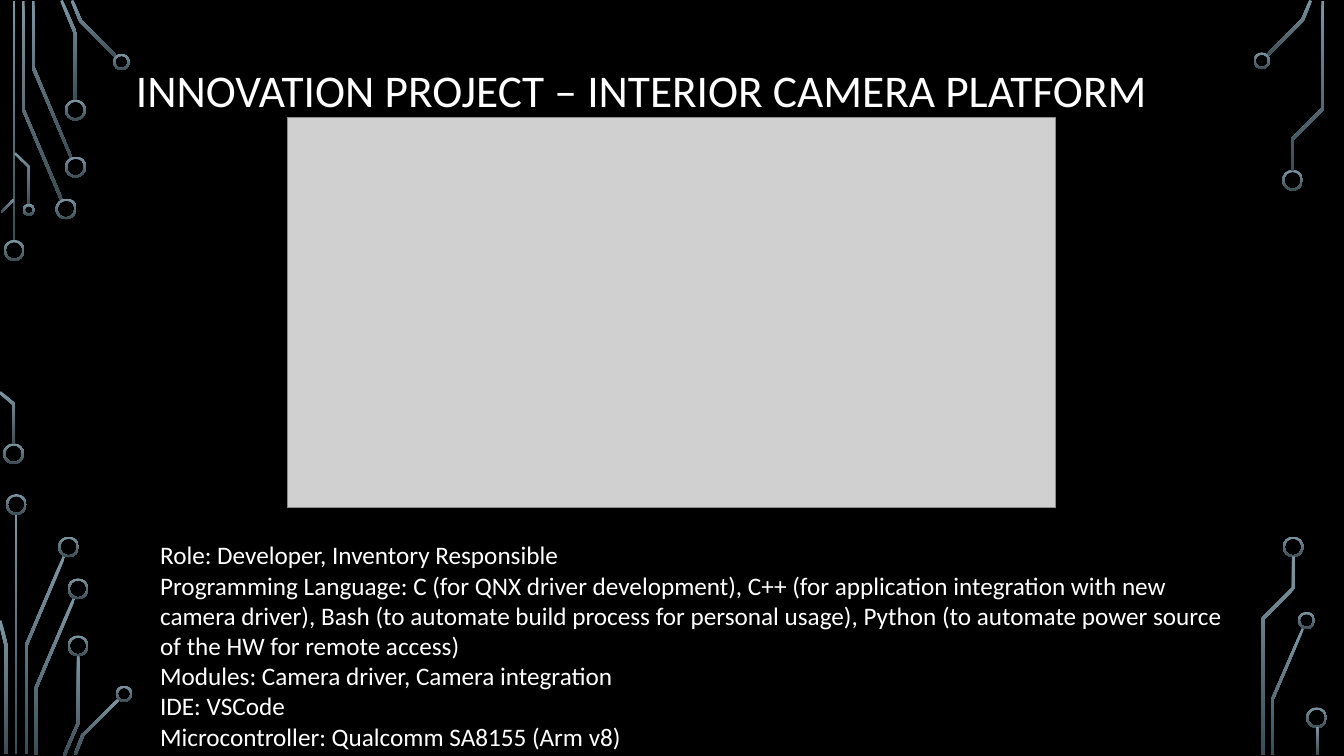
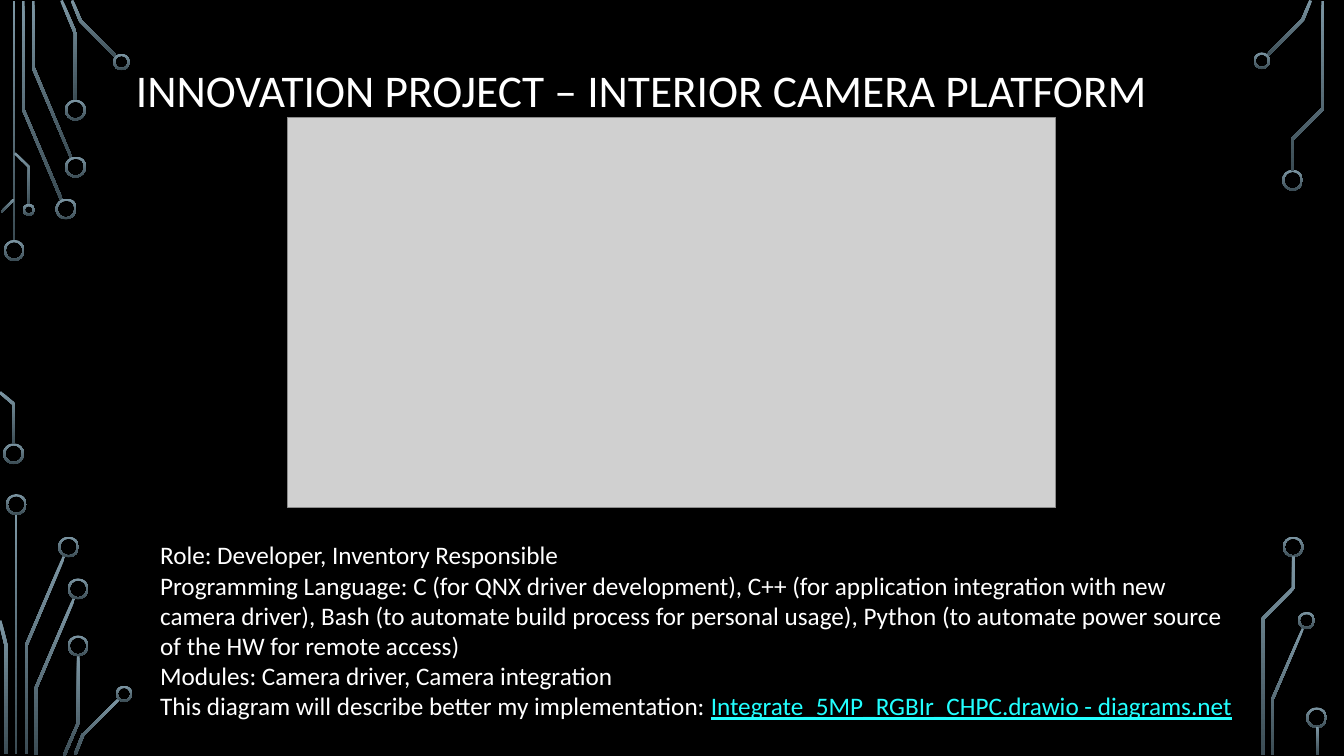
Before and after one commit to truonggiangtran/JobSearch, a slide deck: slide 5 of Presentation/Presentation.pptx (slide 4 before the commit). Drawn at 1344x756 pixels with LibreOffice and Linux fonts; fonts in the diff are those of the drawing; grey boxes stand for pictures; background and template pictures are left out. Boxes give left, top, right and bottom in pixels: in the first picture for what was removed or moved away, otherwise in the second. Text is boxed around its words. In the diff, an @@ line names an element or a change of style, - is before the commit and + after.

```diff
--- a/Presentation/Presentation.pptx
+++ b/Presentation/Presentation.pptx
@@ text at (x1=160, y1=697, x2=1232, y2=720): text changed @@
-IDE: VSCode
-Microcontroller: Qualcomm SA8155 (Arm v8)
+This diagram will describe better my implementation: Integrate_5MP_RGBIr_CHPC.drawio - diagrams.net
```
Also in this commit, not shown: 4 other slides changed, 3 slides added, 1 slide removed.
